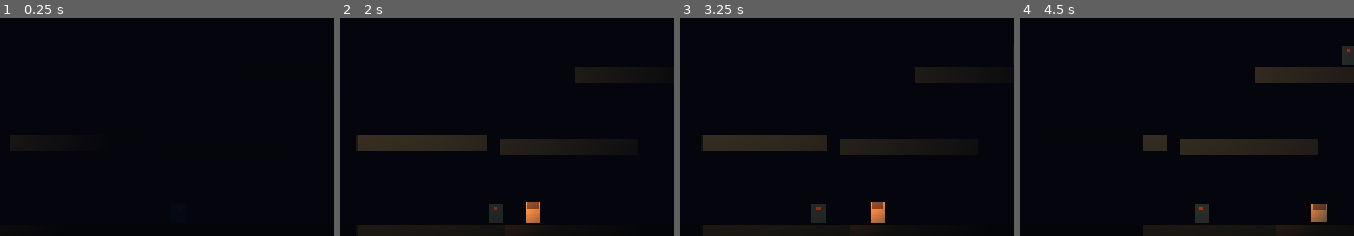
Above: before the commit, frames 1-4 (left to right).
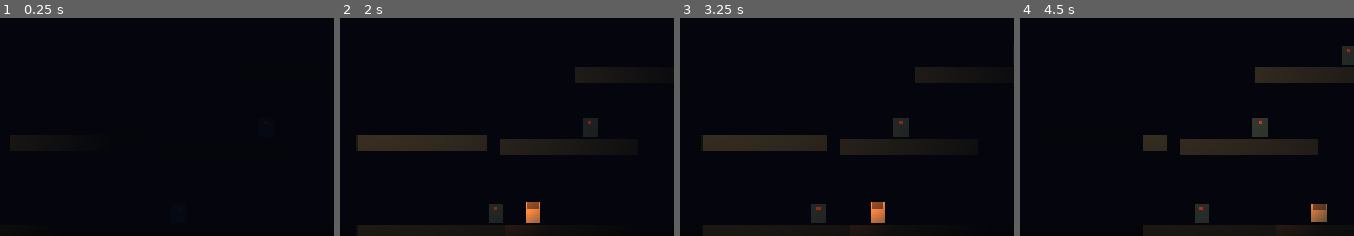
Above: after the commit, the same moments.

Repository: hugoborgplotnikov-boop/the-last-beacon
Game: Godot game, scene res://scenes/world.tscn
The game is run twice, just before and just after one commit, with the same random seed, the same clock (stepped at 60 frames per second) and the same inputs.
Inputs:
- Up to frame 1 (0.25 s): no input
- Up to frame 2 (2 s): tap Enter at 0.5 s; hold D (move_right) from 0.53 s (still down); tap J (attack) at 0.6 s; tap Space (jump) at 0.77, 1.52 s; tap Shift (roll) at 1.35 s
- Up to frame 3 (3.25 s): release D (move_right) at 2.03 s; hold A (move_left) 2.03-2.78 s; tap J (attack) at 2.1 s; hold D (move_right) from 2.78 s (still down); tap Shift (roll) at 2.85 s; tap Space (jump) at 3.02 s
- Up to frame 4 (4.5 s): tap J (attack) at 3.6 s; tap Space (jump) at 3.77 s; release D (move_right) at 4.28 s; hold A (move_left) from 4.28 s (still down); tap Shift (roll) at 4.35 s
The pictures show only the part of the screen within x 26-76%, y 39-89%; the shares and areas given below are measured in that part.

The runs differ from the first frame. In frame 2, 0.4% of the frame differs, in the area x 72-78%, y 45-55%; in frame 3, 0.4%, in the area x 63-69%, y 45-55%; in frame 4, 0.4%.

Commit message:
feat(drill2): grunt placed on Platform3 at (700,465) + crash-proof death reset
- Enemy4 stands on the user's platform, ready to be lured off
- world.gd: reset loop guards freed nodes (found via segfault when a test
  freed Enemy4 mid-scenario); enemies array now includes Enemy4
- combat/death_loop tests free Enemy4 so he can't skew their scenarios

Diff:
--- a/dev/TheLastBeacon/scenes/world.tscn
+++ b/dev/TheLastBeacon/scenes/world.tscn
@@ -95,6 +95,9 @@
 [node name="Enemy3" parent="." unique_id=866275547 instance=ExtResource("3")]
 position = Vector2(820, 350)
 
+[node name="Enemy4" parent="." instance=ExtResource("3")]
+position = Vector2(700, 465)
+
 [node name="Ember1" parent="." unique_id=90324824 instance=ExtResource("4")]
 position = Vector2(260, 590)
 
--- a/dev/TheLastBeacon/scripts/world.gd
+++ b/dev/TheLastBeacon/scripts/world.gd
@@ -7,7 +7,7 @@
 @onready var ember_label: Label = $UI/Embers
 @onready var stamina_fill: ColorRect = $UI/StaminaBG/Fill
 @onready var death_label: Label = $UI/DeathLabel
-@onready var enemies: Array[Node] = [$Enemy1, $Enemy2, $Enemy3]
+@onready var enemies: Array[Node] = [$Enemy1, $Enemy2, $Enemy3, $Enemy4]
 
 
 func _ready() -> void:
@@ -36,6 +36,7 @@
 	death_label.visible = true
 	await get_tree().create_timer(2.0).timeout
 	for enemy in enemies:
-		enemy.reset_state()
+		if is_instance_valid(enemy):
+			enemy.reset_state()
 	player.reset()
 	death_label.visible = false
--- a/dev/TheLastBeacon/tests/test_combat.gd
+++ b/dev/TheLastBeacon/tests/test_combat.gd
@@ -18,6 +18,8 @@
 	root.add_child(world)
 	player = world.get_node("Player")
 	enemy1 = world.get_node("Enemy1")
+	# Enemy4 (on Platform3) would aggro mid-fight and skew the scenario.
+	world.get_node("Enemy4").queue_free()
 	print("TEST combat: world loaded, player at ", player.global_position)
 
 
--- a/dev/TheLastBeacon/tests/test_death_loop.gd
+++ b/dev/TheLastBeacon/tests/test_death_loop.gd
@@ -18,6 +18,8 @@
 	var world := world_scene.instantiate()
 	root.add_child(world)
 	player = world.get_node("Player")
+	# Enemy4 (on Platform3) would join the maul and skew the death timing.
+	world.get_node("Enemy4").queue_free()
 	print("TEST death_loop: world loaded, player at ", player.global_position)
 
 
